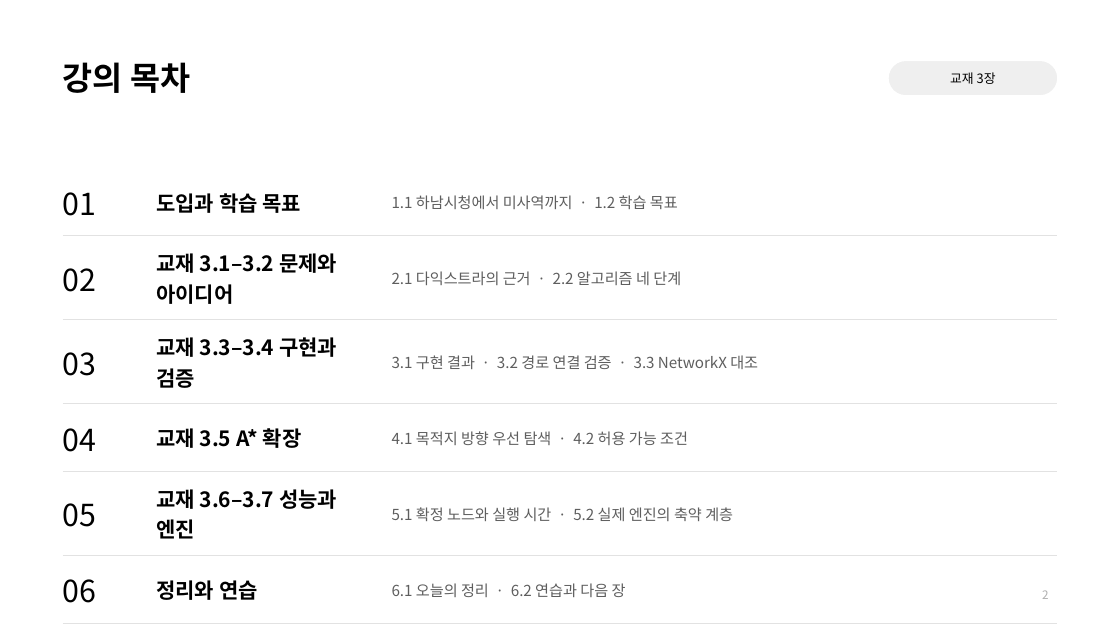
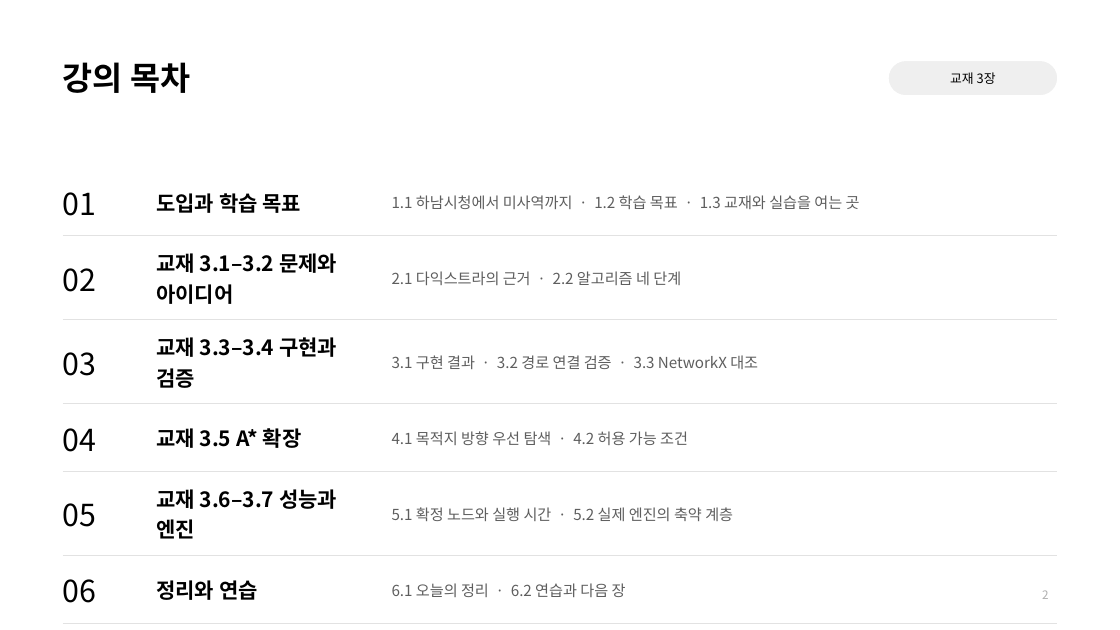
Before and after one commit to jihoyeo/smart-transport-logistics, a slide deck: slide 2 of slides/week03/ch03_dijkstra.pptx. Drawn at 1120x630 pixels with LibreOffice and Linux fonts; fonts in the diff are those of the drawing. Boxes give left, top, right and bottom in pixels: in the first picture for what was removed or moved away, otherwise in the second. Text is boxed around its words. In the diff, an @@ line names an element or a change of style, - is before the commit and + after.

```diff
--- a/slides/week03/ch03_dijkstra.pptx
+++ b/slides/week03/ch03_dijkstra.pptx
@@ table at [63,168,1057,607] @@
-row 1, column 3: 1.1 하남시청에서 미사역까지 · 1.2 학습 목표
+row 1, column 3: 1.1 하남시청에서 미사역까지 · 1.2 학습 목표 · 1.3 교재와 실습을 여는 곳
```
Also in this commit, not shown: 3 other slides changed, 1 slide added, 29 other files.
